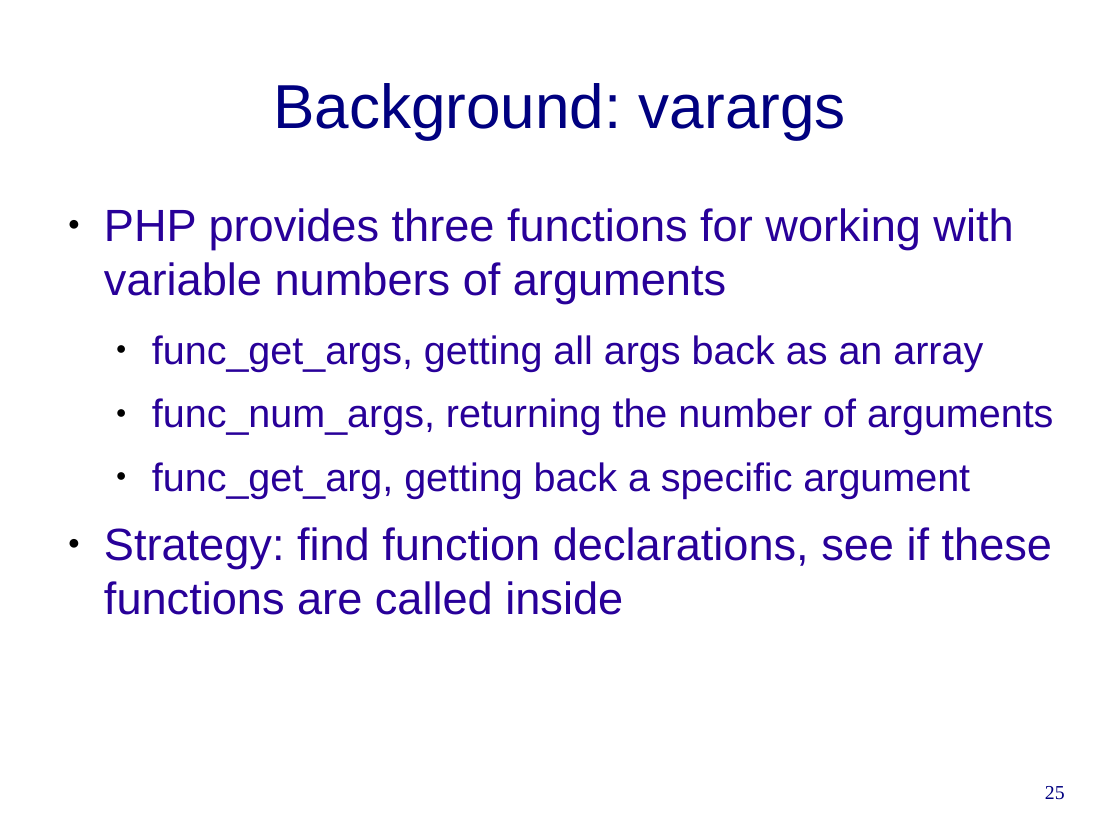
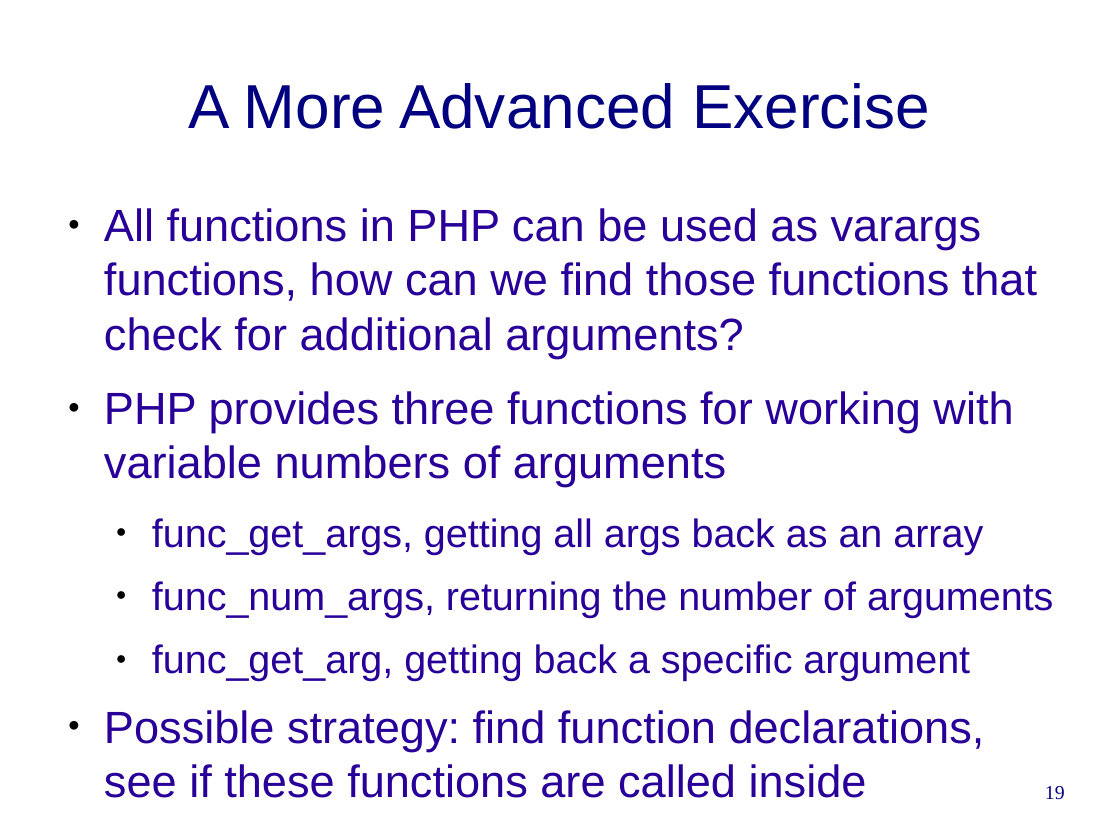
Before and after one commit to cwi-swat/rascal-course-pldi-2015, a slide deck: slide 19 of presentations/PHP-analysis.odp (slide 25 before the commit). Drawn at 1120x840 pixels with LibreOffice and Linux fonts; fonts in the diff are those of the drawing; background and template pictures are left out. Boxes give left, top, right and bottom in pixels: in the first picture for what was removed or moved away, otherwise in the second. Text is boxed around its words. In the diff, an @@ line names an element or a change of style, - is before the commit and + after.

Commit message:
Consolidation of material in presentation, removed an exercise

```diff
--- a/presentations/PHP-analysis.odp
+++ b/presentations/PHP-analysis.odp
@@ title at [189,83,930,129]: text changed @@
-Background: varargs
+A More Advanced Exercise
@@ text at [104,208,1037,358]: paragraph added @@
+● All functions in PHP can be used as varargs functions, how can we find those functions that check for additional arguments?
@@ text at [104,710,985,798]: text changed @@
-● Strategy: find function declarations, see if these functions are called inside
+● Possible strategy: find function declarations, see if these functions are called inside
@@ page number at [1045,786,1065,800]: text changed @@
-25
+19
```
Also in this commit, not shown: 9 other slides changed, 2 slides added, 6 slides removed, 2 other files.
